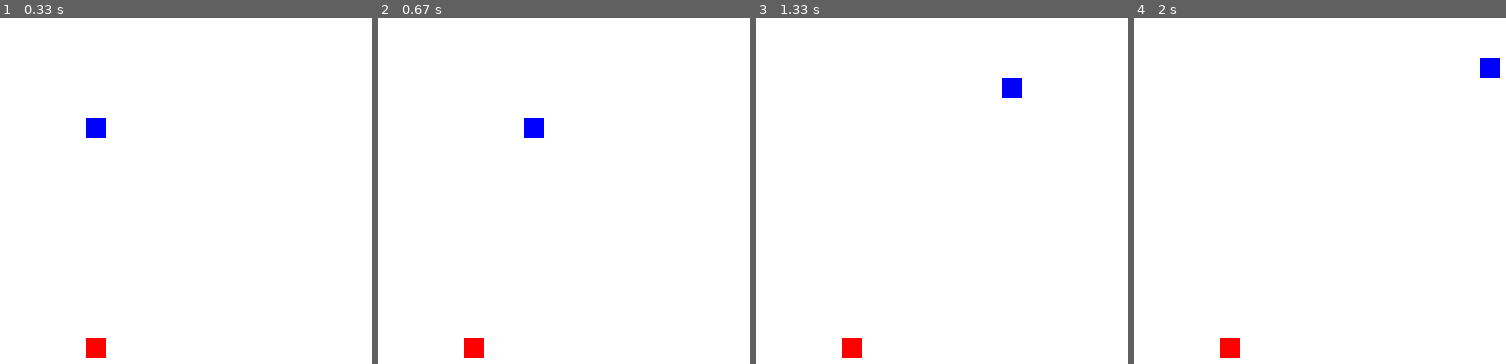
Above: before the commit, frames 1-4 (left to right).
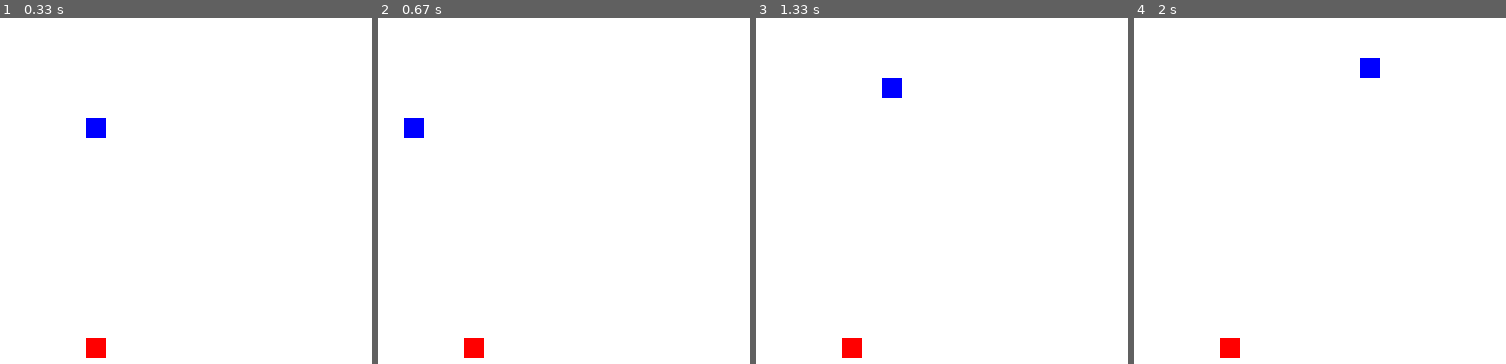
Above: after the commit, the same moments.

Repository: SwordPoems/AI-Python
Game: pygame game, started from 贪吃蛇/aipygame.py
The game is run twice, just before and just after one commit, with the same random seed, the same clock (stepped at 60 frames per second) and the same inputs.
Inputs:
- Up to frame 1 (0.33 s): no input
- Up to frame 2 (0.67 s): tap A at 0.33 s
- Up to frame 3 (1.33 s): hold Right 0.67-1.13 s; hold Up from 1.17 s (still down)
- Up to frame 4 (2 s): release Up at 1.47 s; hold Right 1.5-1.97 s

Frame 1 is identical in both runs. In frame 2, 0.6% of the frame differs, in the area x 6-45%, y 28-35%; in frame 3, 0.6%; in frame 4, 0.6%.

Commit message:
贪吃蛇支持wasd，新学习了几个数据分析方法

Diff:
--- /dev/null
+++ b/绘制柱状图词云图数据分析/bigdata.py
@@ -0,0 +1,93 @@
+import chardet
+import pandas as pd
+import numpy as np
+import matplotlib.pyplot as plt
+import seaborn as sns
+from wordcloud import WordCloud
+
+# 加载数据
+file_path = 'C:\\Users\\Nymphet\\Desktop\\数据分析\\MathEdataset.csv'  # 替换为你的CSV文件路径
+
+# 检测文件编码
+with open(file_path, 'rb') as f:
+    result = chardet.detect(f.read())
+    encoding = result['encoding']
+    print(f"Detected encoding: {encoding}")
+
+# 使用检测到的编码读取CSV文件
+df = pd.read_csv(file_path, delimiter=';', encoding=encoding)
+
+# 查看数据前几行
+print(df.head())
+
+# 检查数据信息
+print(df.info())
+
+# 检查缺失值
+print(df.isnull().sum())
+
+# 统计每个数学主题的数量
+topic_counts = df['Topic'].value_counts()
+
+# 绘制柱状图
+plt.figure(figsize=(12, 6))
+sns.barplot(x=topic_counts.index, y=topic_counts.values, palette='viridis')
+plt.title('Math Topics Distribution')
+plt.xlabel('Math Topic')
+plt.ylabel('Count')
+plt.xticks(rotation=45)
+plt.show()
+
+# 统计每个问题关键字的数量
+keyword_counts = df['Keywords'].value_counts()
+
+# 绘制柱状图
+plt.figure(figsize=(12, 6))
+sns.barplot(x=keyword_counts.index[:20], y=keyword_counts.values[:20], palette='viridis')
+plt.title('Top 20 Keywords Distribution')
+plt.xlabel('Keyword')
+plt.ylabel('Count')
+plt.xticks(rotation=45)
+plt.show()
+
+# 生成数学主题词云图
+topic_text = ' '.join(df['Topic'])
+wordcloud_topic = WordCloud(width=800, height=400, background_color='white').generate(topic_text)
+
+plt.figure(figsize=(10, 6))
+plt.imshow(wordcloud_topic, interpolation='bilinear')
+plt.axis('off')
+plt.title('Word Cloud of Math Topics')
+plt.show()
+
+# 生成问题关键字词云图
+keyword_text = ' '.join(df['Keywords'])
+wordcloud_keyword = WordCloud(width=800, height=400, background_color='white').generate(keyword_text)
+
+plt.figure(figsize=(10, 6))
+plt.imshow(wordcloud_keyword, interpolation='bilinear')
+plt.axis('off')
+plt.title('Word Cloud of Keywords')
+plt.show()
+
+# 按国家和数学主题的分布
+country_topic_counts = df.groupby(['Student Country', 'Topic']).size().unstack().fillna(0)
+
+# 绘制热力图
+plt.figure(figsize=(12, 8))
+sns.heatmap(country_topic_counts, cmap='viridis', annot=True, fmt='g')
+plt.title('Distribution of Math Topics by Country')
+plt.xlabel('Math Topic')
+plt.ylabel('Country')
+plt.show()
+
+# 按问题级别和答案类型的分布
+level_answer_counts = df.groupby(['Question Level', 'Type of Answer']).size().unstack().fillna(0)
+
+# 绘制堆叠条形图
+level_answer_counts.plot(kind='bar', stacked=True, figsize=(12, 6))
+plt.title('Distribution of Answers by Question Level')
+plt.xlabel('Question Level')
+plt.ylabel('Count')
+plt.legend(title='Answer Type')
+plt.show()
--- a/贪吃蛇/aipygame.py
+++ b/贪吃蛇/aipygame.py
@@ -42,16 +42,17 @@
                 pygame.quit()
                 sys.exit()
 
-        # 处理键盘按键
+            # 处理键盘按键
         keys = pygame.key.get_pressed()
-        if keys[pygame.K_LEFT]:
+        if keys[pygame.K_LEFT] or keys[pygame.K_a]:
             snake_direction = [-BLOCK_SIZE, 0]
-        elif keys[pygame.K_RIGHT]:
+        elif keys[pygame.K_RIGHT] or keys[pygame.K_d]:
             snake_direction = [BLOCK_SIZE, 0]
-        elif keys[pygame.K_UP]:
+        elif keys[pygame.K_UP] or keys[pygame.K_w]:
             snake_direction = [0, -BLOCK_SIZE]
-        elif keys[pygame.K_DOWN]:
+        elif keys[pygame.K_DOWN] or keys[pygame.K_s]:
             snake_direction = [0, BLOCK_SIZE]
+
 
         # 移动蛇
         snake_pos.insert(0, [snake_pos[0][0]+snake_direction[0],
